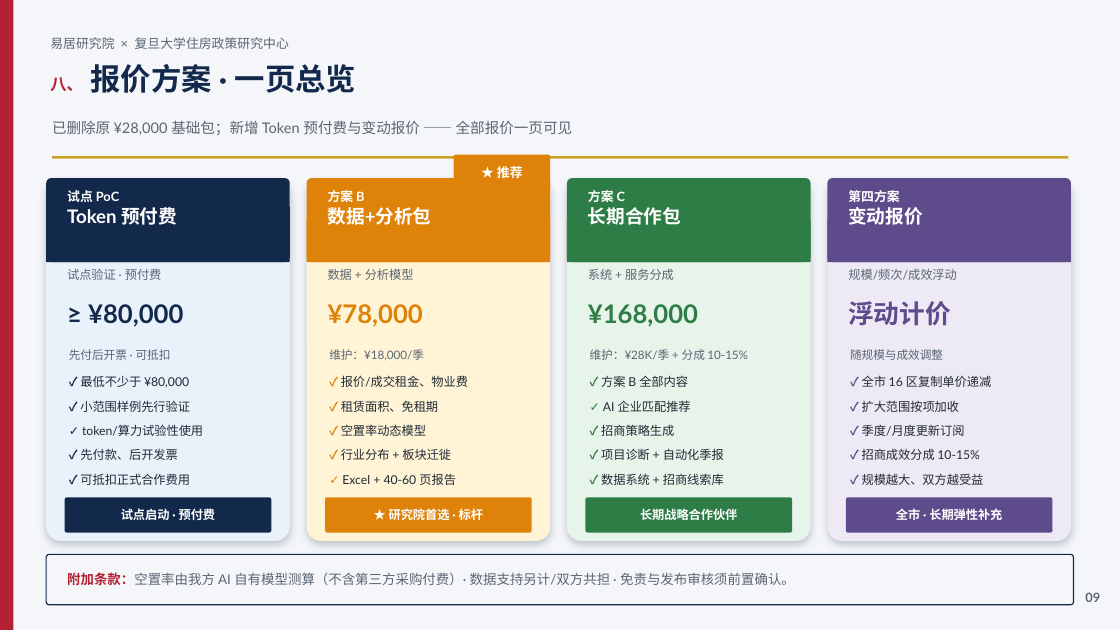
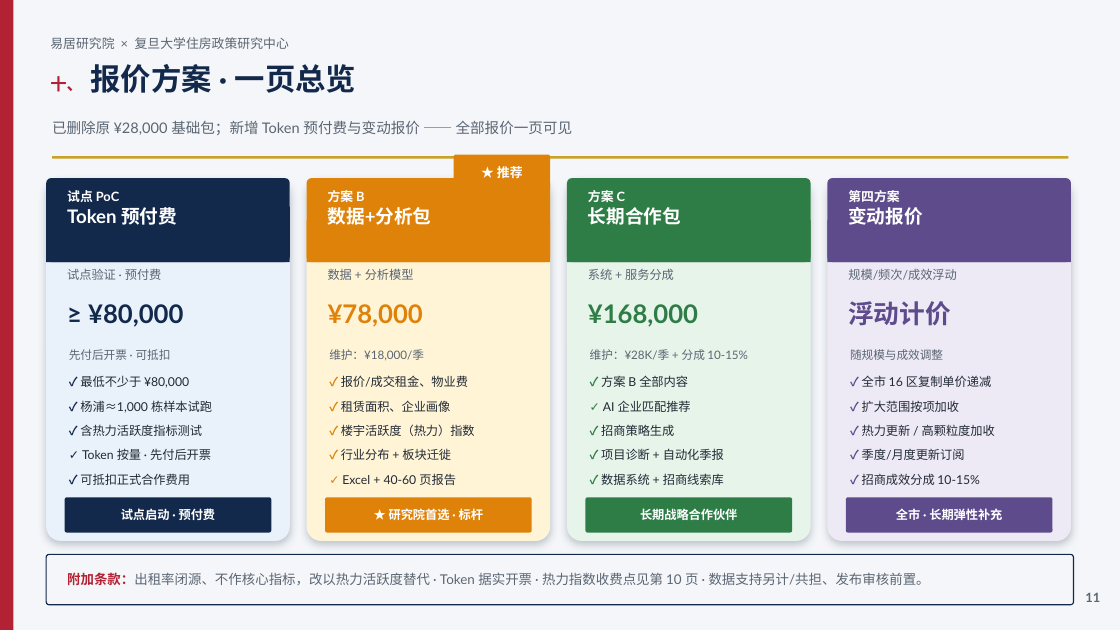
Before and after one commit to hujigang2010-maker/AIDEN, a slide deck: slide 11 of 易居研究院_复旦大学住房政策研究中心_合作方案.pptx (slide 9 before the commit). Drawn at 1120x630 pixels with LibreOffice and Linux fonts; fonts in the diff are those of the drawing. Boxes give left, top, right and bottom in pixels: in the first picture for what was removed or moved away, otherwise in the second. Text is boxed around its words. In the diff, an @@ line names an element or a change of style, - is before the commit and + after.

```diff
--- a/易居研究院_复旦大学住房政策研究中心_合作方案.pptx
+++ b/易居研究院_复旦大学住房政策研究中心_合作方案.pptx
@@ text at (x1=50, y1=64, x2=356, y2=93): text changed @@
-八、 报价方案 · 一页总览
+十、 报价方案 · 一页总览
@@ text at (x1=80, y1=400, x2=212, y2=412): text changed @@
-✓ 小范围样例先行验证
+✓ 杨浦≈1,000 栋样本试跑
@@ text at (x1=341, y1=401, x2=451, y2=412): text changed @@
-✓ 租赁面积、免租期
+✓ 租赁面积、企业画像
@@ text at (x1=80, y1=424, x2=202, y2=436): text changed @@
-✓ token/算力试验性使用
+✓ 含热力活跃度指标测试
@@ text at (x1=82, y1=449, x2=211, y2=460): text changed @@
-✓ 先付款、后开发票
+✓ Token 按量 · 先付后开票
@@ text at (x1=341, y1=424, x2=475, y2=436): text changed @@
-✓ 空置率动态模型
+✓ 楼宇活跃度（热力）指数
@@ text "✓ 季度/月度更新订阅" moved from (x1=862, y1=425, x2=965, y2=436) to (x1=862, y1=449, x2=965, y2=460) @@
@@ text added at (x1=862, y1=424, x2=995, y2=436), 10.5 pt, text #222A35 @@
+✓ 热力更新 / 高颗粒度加收
@@ text "✓ 招商成效分成 10-15%" moved from (x1=862, y1=448, x2=980, y2=460) to (x1=862, y1=473, x2=980, y2=485) @@
@@ text removed at (x1=862, y1=473, x2=984, y2=485) @@
-✓ 规模越大、双方越受益
@@ text at (x1=67, y1=572, x2=930, y2=586): text changed @@
-附加条款：空置率由我方 AI 自有模型测算（不含第三方采购付费）· 数据支持另计/双方共担 · 免责与发布审核须前置确认。
+附加条款：出租率闭源、不作核心指标，改以热力活跃度替代 · Token 据实开票 · 热力指数收费点见第 10 页 · 数据支持另计/共担、发布审核前置。
@@ text at (x1=1085, y1=592, x2=1100, y2=602): text changed @@
-09
+11
```
Also in this commit, not shown: 7 other slides changed, 2 slides added, 1 other file.
